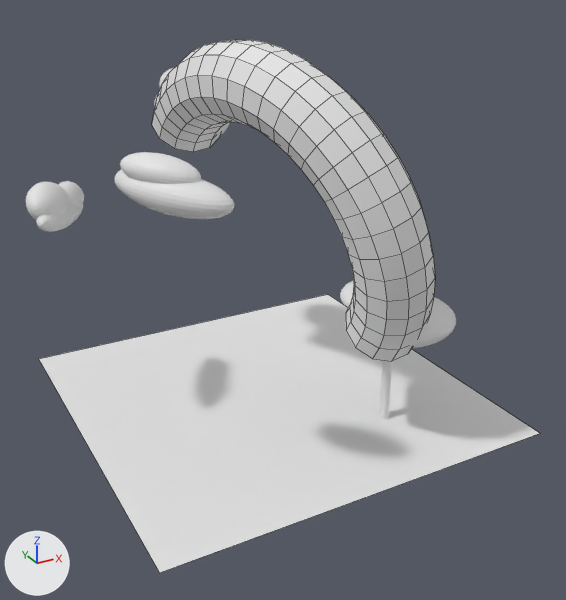
An edit to the Blender file Nicholas.blend, drawn before and after from the same camera.
Rendered twice from a 50 mm lens placed at (-17.2, -32.9, 21.8), pointed at (-0.1, -1.8, 6.2). The axes (+X, +Y, +Z) are drawn at lower left. The lights are the same throughout. Mesh edges are drawn as thin lines on the coarser meshes.
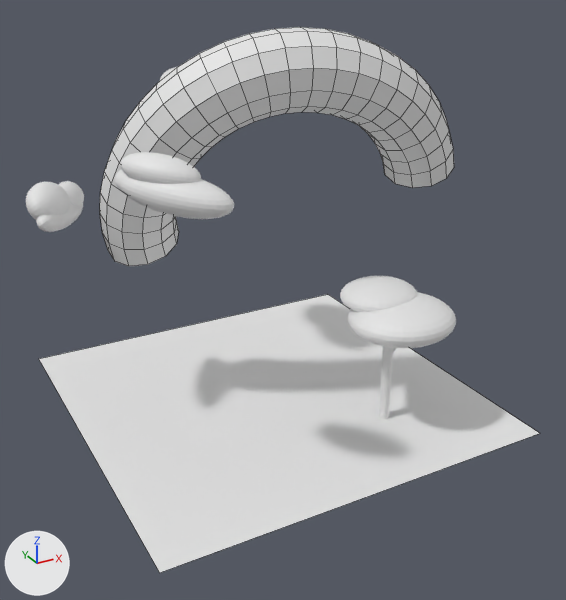
Changed parts and their boxes [x1, y1, x2, y2] in the pictures (566 x 600 px):
'Torus', moved, turned
    before: [152, 40, 435, 361]
    after: [100, 27, 454, 266]
'Sphere', unchanged, uncovered by the edit
    before: [408, 297, 456, 348]
    after: [348, 292, 456, 348]
'Sphere.001', unchanged, uncovered by the edit
    before: [340, 280, 354, 308]
    after: [340, 276, 418, 312]

The edits, one by one:
Object 'Torus' (ob_torus) moves from (0.62, -0.23, 9.72) to (1.23, 0.61, 10.37).
Object 'Torus' (ob_torus) turns from (-70, 35, -65) to (-69, -13, -18) degrees about x, y and z.
